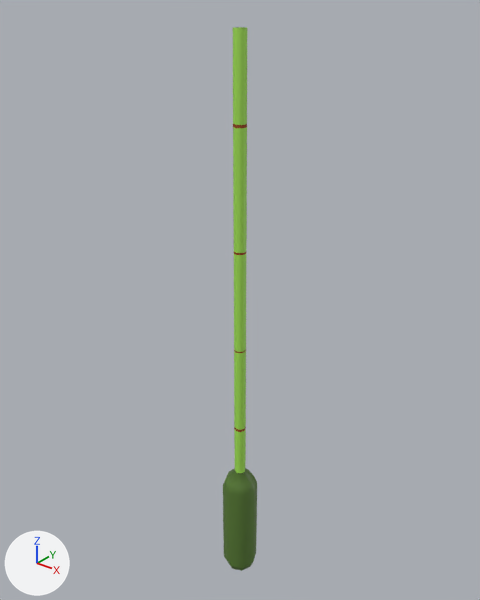
Before and after pictures for a commit that changed the FBX model Assets/OBJECT 3D/Kurung-kurung_MTriyudhaRamadhani.fbx.
Rendered twice from a 50 mm camera at (3.71, -4.64, 6.51) aimed at (-0.13, 0.16, 3.54). Arrows for +X, +Y and +Z are at lower left; the lights stay in place. Where no turn or scale is listed for an object, it has been applied to the vertices.
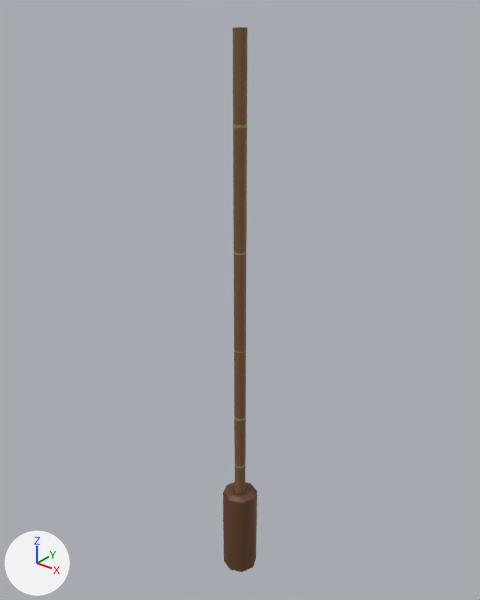
Pixel boxes (x1, y1, x2, y2) of what changed, in the pictures (480 x 600 px):
'Cylinder.007', recoloured, reshaped (green to brown): before (223, 27, 257, 571); after (223, 27, 257, 572)
part 1 of me_cylinder_009, built on: before (223, 351, 257, 571); after (223, 351, 257, 572)

The change, as a list of edits to the scene's bpy script:
```text
Change mat_bamboo:
    mat_bamboo.base_color: (0.388, 0.8, 0.0977) -> (0.205, 0.0976, 0.0409)  # green #a7e758 -> brown #7d5839
Change mat_pesuara:
    mat_pesuara.base_color: (0.102, 0.207, 0.0351) -> (0.133, 0.0545, 0.0212)  # green #5a7e35 -> brown #664228
Change me_cylinder_009:
    used by ob_cylinder_007; location = (0.0, 0.0, 4.0)
    remove me_cylinder_009.from_pydata(...)  # 120 vertices, 114 faces; spans x -0.2..0.2, y -0.2..0.2, z -3.9..2.14
    add me_cylinder_009.from_pydata(...)  # 128 vertices, 122 faces; spans x -0.2..0.2, y -0.2..0.2, z -3.9..2.14
    me_cylinder_009 part 1
    8 faces are deleted
    8 vertices in x -0.2..0.2, y -0.2..0.2, z -3.8 move by (0.0, 0.0, -0.08)
    8 vertices in x -0.16..0.16, y -0.16..0.16, z -2.6 move by (0.0, 0.0, -0.2)
    8 vertices in x -0.2..0.2, y -0.2..0.2, z -2.7 move by (0.0, 0.0, -0.12)
    8 vertices in x -0.06..0.06, y -0.06..0.06, z -2.5 move by (0.0, 0.0, -0.29)
    8 vertices in x -0.06..0.06, y -0.06..0.06, z -1.92 move by (0.0, 0.0, 0.14)
    8 vertices in x -0.06..0.06, y -0.06..0.06, z -1.9 move by (0.0, 0.0, 0.15)
    8 vertices are added at x -0.06..0.06, y -0.06..0.06, z -2.4
    8 new faces join them, mat_bamboo (brown #7d5839)
    8 new faces join them, mat_kayu (green #849a43)
```
